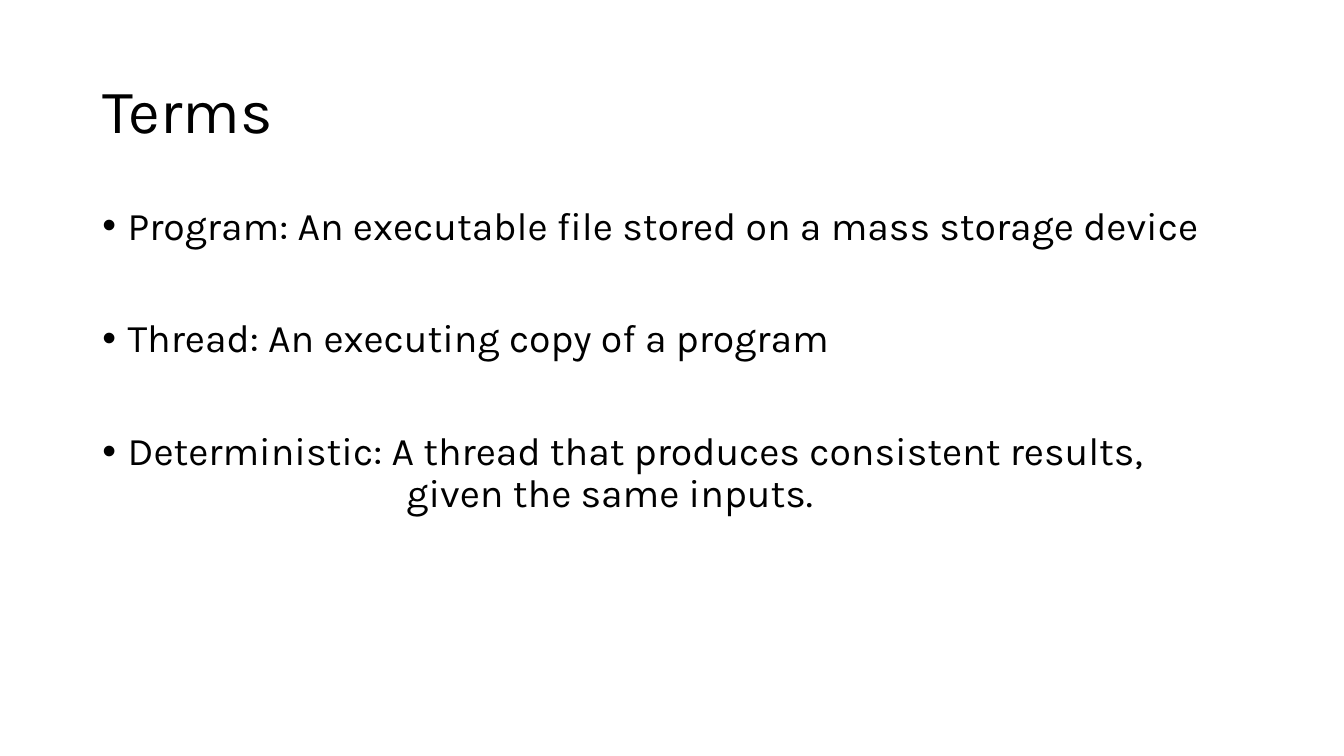
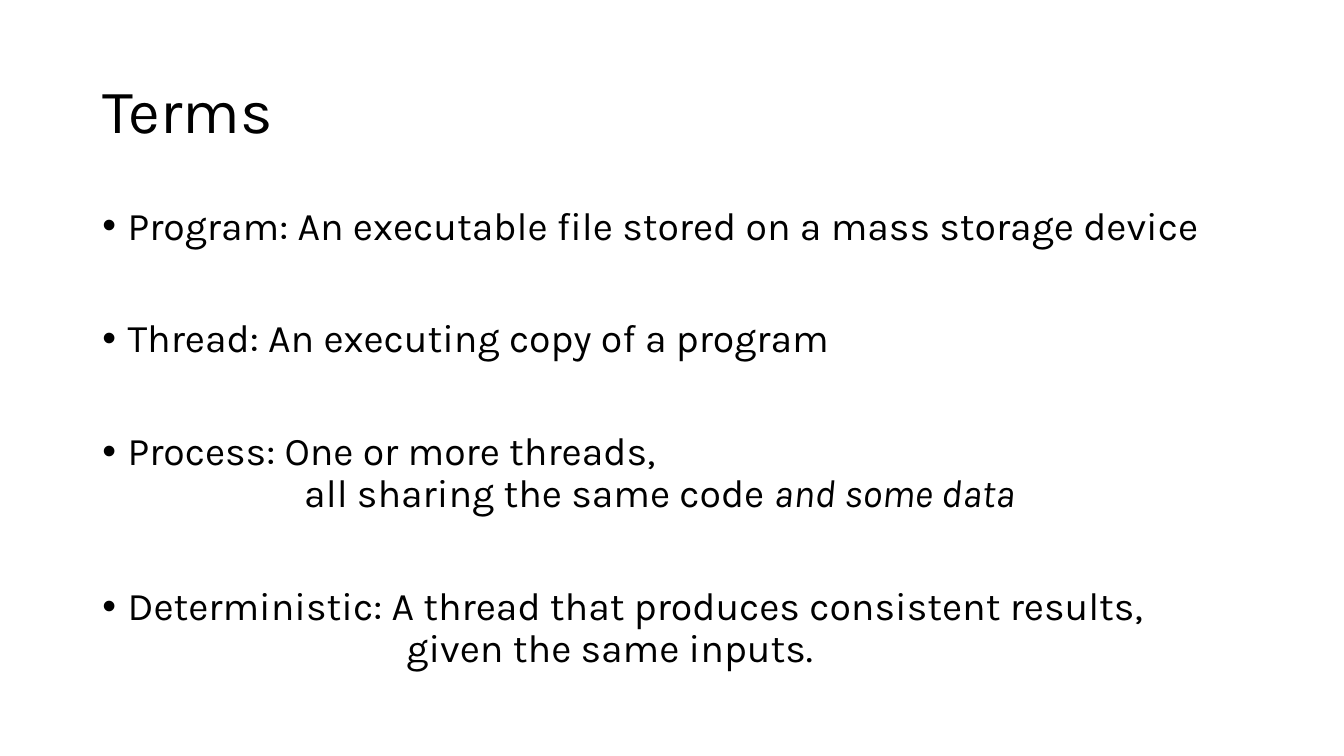
Before and after one commit to nicomp42/Parallel-Programming-with-Race-Condition, a slide deck: slide 2 of Parallel Programming in Python.pptx. Drawn at 1344x756 pixels with LibreOffice and Linux fonts; fonts in the diff are those of the drawing. Boxes give left, top, right and bottom in pixels: in the first picture for what was removed or moved away, otherwise in the second. Text is boxed around its words. In the diff, an @@ line names an element or a change of style, - is before the commit and + after.

```diff
--- a/Parallel Programming in Python.pptx
+++ b/Parallel Programming in Python.pptx
@@ text at [128, 438, 1015, 517]: paragraph added @@
+• Process: One or more threads,
+  all sharing the same code and some data
```
